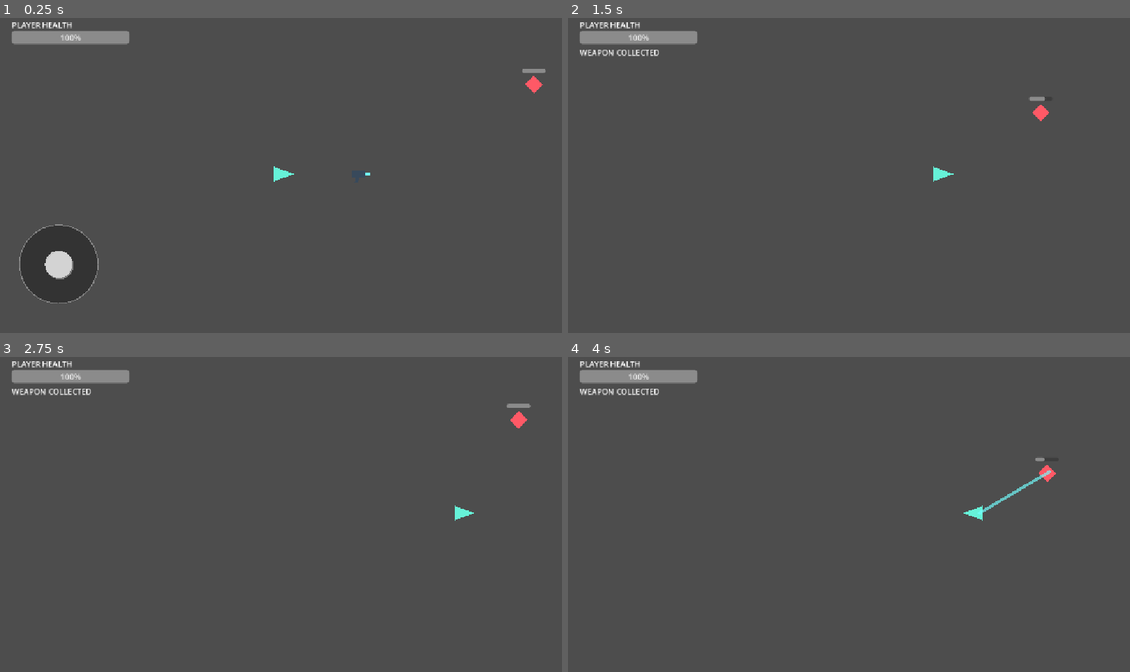
Above: before the commit, frames 1-4 (two rows, left to right).
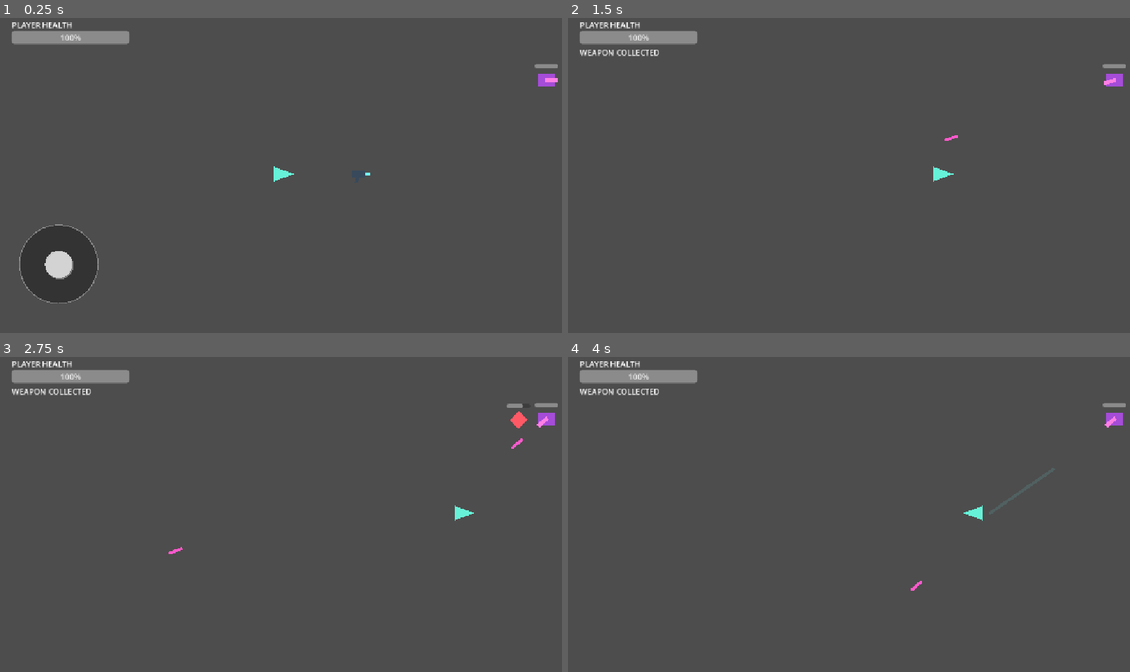
Above: after the commit, the same moments.

Repository: Zajaczkowski23/Bone-Rush
Game: Godot game, scene res://game/game.tscn
Same seed, same stepped clock (60 frames per second), same inputs: the game is played once before the commit and once after it.
Inputs (mouse positions are in pixels of both pictures, inside the frame that each line leads up to):
- Up to frame 1 (0.25 s): no input
- Up to frame 2 (1.5 s): tap Enter at 0.5 s; move the mouse to (972, 159) at 0.52 s; hold Right (ui_right) 0.53-1.25 s; click (972, 159) at 0.67 s; drag from (736, 191) to (1051, 106) at 1.27 s
- Up to frame 3 (2.75 s): move the mouse to (337, 442) at 2.02 s; hold Right (ui_right) from 2.03 s (still down); click (337, 442) at 2.17 s
- Up to frame 4 (4 s): release Right (ui_right) at 2.75 s; drag from (820, 577) to (680, 464) at 2.77 s; move the mouse to (1017, 561) at 3.52 s; hold Left (ui_left) from 3.53 s (still down); click (1017, 561) at 3.67 s

The runs differ from the first frame. In frame 1, 0.3% of the frame differs, in the area x 92-100%, y 14-24%; in frame 2, 0.3%; in frame 3, 0.2%; in frame 4, 0.4%, in the area x 60-100%, y 14-75%.

Commit message:
feat(enemy): add new enemy type

Diff:
--- /dev/null
+++ b/characters/enemies/shooter/shooter.gd
@@ -0,0 +1,23 @@
+extends "res://characters/enemies/enemy/enemy.gd"
+
+const BEAM_SCENE: PackedScene = preload("res://characters/enemies/shooter/shooter_beam.tscn")
+
+@export var shot_interval: float = 2.0
+
+var _shot_cooldown: float = 0.5
+
+
+func _physics_process(delta: float) -> void:
+	if not is_instance_valid(player):
+		return
+
+	_shot_cooldown -= delta
+	if _shot_cooldown > 0.0:
+		return
+
+	_shot_cooldown = shot_interval
+	var aim_position: Vector2 = player.global_position
+	$Barrel.rotation = global_position.angle_to_point(aim_position)
+	var beam := BEAM_SCENE.instantiate() as Area2D
+	get_parent().add_child(beam)
+	beam.call("launch", global_position, aim_position)
--- /dev/null
+++ b/characters/enemies/shooter/shooter.tscn
@@ -0,0 +1,30 @@
+[gd_scene load_steps=3 format=3]
+
+[ext_resource type="Script" path="res://characters/enemies/shooter/shooter.gd" id="1_shooter"]
+
+[sub_resource type="CircleShape2D" id="CircleShape2D_shooter"]
+radius = 16.0
+
+[node name="Shooter" type="Area2D" groups=["enemies"]]
+script = ExtResource("1_shooter")
+
+[node name="CollisionShape2D" type="CollisionShape2D" parent="."]
+shape = SubResource("CircleShape2D_shooter")
+
+[node name="Body" type="Polygon2D" parent="."]
+color = Color(0.65, 0.3, 0.85, 1)
+polygon = PackedVector2Array(-17, -12, 17, -12, 17, 12, -17, 12)
+
+[node name="Barrel" type="Polygon2D" parent="."]
+color = Color(1, 0.5, 0.9, 1)
+polygon = PackedVector2Array(-3, -4, 23, -4, 23, 4, -3, 4)
+
+[node name="HealthBar" type="ProgressBar" parent="."]
+offset_left = -24.0
+offset_top = -32.0
+offset_right = 24.0
+offset_bottom = -24.0
+mouse_filter = 2
+max_value = 30.0
+value = 30.0
+show_percentage = false
--- /dev/null
+++ b/characters/enemies/shooter/shooter_beam.gd
@@ -0,0 +1,30 @@
+extends Area2D
+
+const PlayArea = preload("res://game/play_area.gd")
+
+@export var speed: float = 360.0
+@export var damage: int = 10
+
+var direction: Vector2 = Vector2.RIGHT
+
+
+func _ready() -> void:
+	body_entered.connect(_on_body_entered)
+
+
+func launch(origin: Vector2, aim_position: Vector2) -> void:
+	global_position = origin
+	direction = origin.direction_to(aim_position)
+	rotation = direction.angle()
+
+
+func _physics_process(delta: float) -> void:
+	global_position += direction * speed * delta
+	if not PlayArea.bounds_for(self, -32.0).has_point(global_position):
+		queue_free()
+
+
+func _on_body_entered(body: Node2D) -> void:
+	if body.is_in_group("player"):
+		body.call("take_damage", damage, false)
+		queue_free()
--- /dev/null
+++ b/characters/enemies/shooter/shooter_beam.tscn
@@ -0,0 +1,20 @@
+[gd_scene load_steps=3 format=3]
+
+[ext_resource type="Script" path="res://characters/enemies/shooter/shooter_beam.gd" id="1_beam"]
+
+[sub_resource type="RectangleShape2D" id="RectangleShape2D_beam"]
+size = Vector2(24, 8)
+
+[node name="ShooterBeam" type="Area2D"]
+z_index = 2
+script = ExtResource("1_beam")
+
+[node name="CollisionShape2D" type="CollisionShape2D" parent="."]
+shape = SubResource("RectangleShape2D_beam")
+
+[node name="Line2D" type="Line2D" parent="."]
+points = PackedVector2Array(-12, 0, 12, 0)
+width = 6.0
+default_color = Color(1, 0.35, 0.8, 1)
+begin_cap_mode = 2
+end_cap_mode = 2
--- a/characters/player/player.gd
+++ b/characters/player/player.gd
@@ -81,13 +81,16 @@
 	tween.tween_callback(beam.queue_free)
 
 
-func take_damage(amount: int) -> void:
-	if amount <= 0 or health <= 0 or _damage_cooldown_left > 0.0:
+func take_damage(amount: int, use_cooldown: bool = true) -> void:
+	if amount <= 0 or health <= 0:
+		return
+	if use_cooldown and _damage_cooldown_left > 0.0:
 		return
 
 	health = maxi(health - amount, 0)
 	health_bar.value = health
-	_damage_cooldown_left = damage_cooldown
+	if use_cooldown:
+		_damage_cooldown_left = damage_cooldown
 	if health == 0:
 		velocity = Vector2.ZERO
 		set_physics_process(false)
--- a/game/game.gd
+++ b/game/game.gd
@@ -2,8 +2,11 @@
 
 const PlayArea = preload("res://game/play_area.gd")
 const ENEMY_SCENE: PackedScene = preload("res://characters/enemies/enemy/enemy.tscn")
+const SHOOTER_SCENE: PackedScene = preload("res://characters/enemies/shooter/shooter.tscn")
 
 @export var max_enemies: int = 10
+
+var _spawn_count: int = 0
 
 
 func _ready() -> void:
@@ -17,6 +20,8 @@
 	if get_tree().get_nodes_in_group("enemies").size() >= max_enemies:
 		return
 
-	var enemy := ENEMY_SCENE.instantiate() as Area2D
+	var scene := SHOOTER_SCENE if _spawn_count % 3 == 0 else ENEMY_SCENE
+	_spawn_count += 1
+	var enemy := scene.instantiate() as Area2D
 	add_child(enemy)
 	enemy.global_position = PlayArea.random_edge_position(self, 36.0)
Not shown, added: characters/enemies/shooter/shooter.gd.uid
Not shown, added: characters/enemies/shooter/shooter_beam.gd.uid
